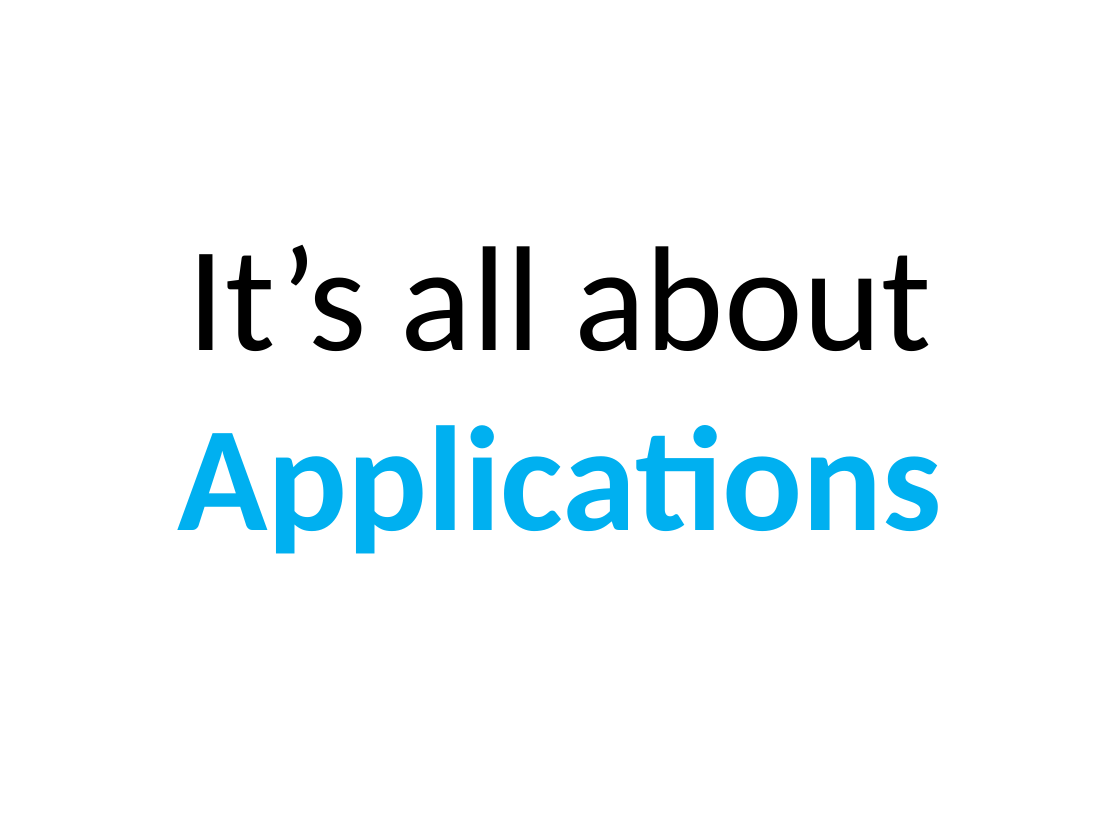
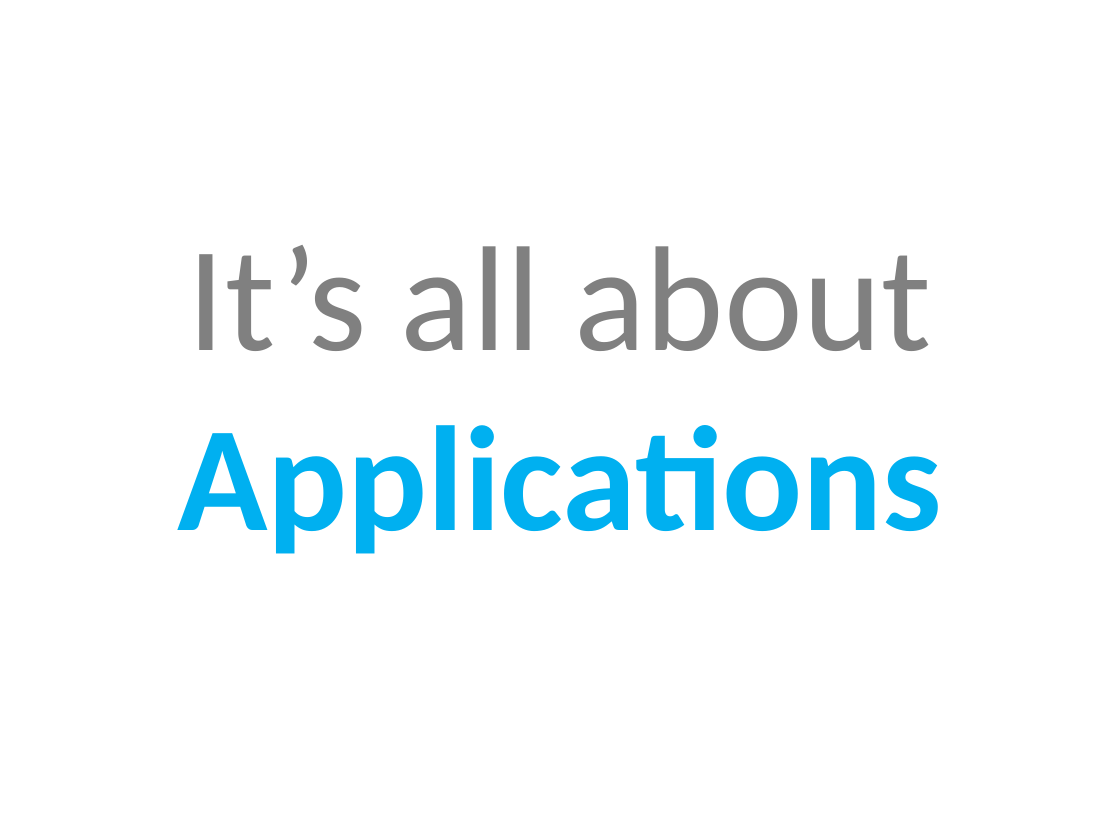
Before and after one commit to suman-d/DO-Assignment, a slide deck: slide 3 of Docker Fundamentals.pptx. Drawn at 1120x840 pixels with LibreOffice and Linux fonts; fonts in the diff are those of the drawing. Boxes give left, top, right and bottom in pixels: in the first picture for what was removed or moved away, otherwise in the second. Text is boxed around its words. In the diff, an @@ line names an element or a change of style, - is before the commit and + after.

```diff
--- a/Docker Fundamentals.pptx
+++ b/Docker Fundamentals.pptx
@@ text "It’s all about Applications" at [177,245,942,554]: text colour #000000 to #808080 in "It’s all about" @@
```
Also in this commit, not shown: 7 other slides changed, 6 slides added, 1 slide removed.
